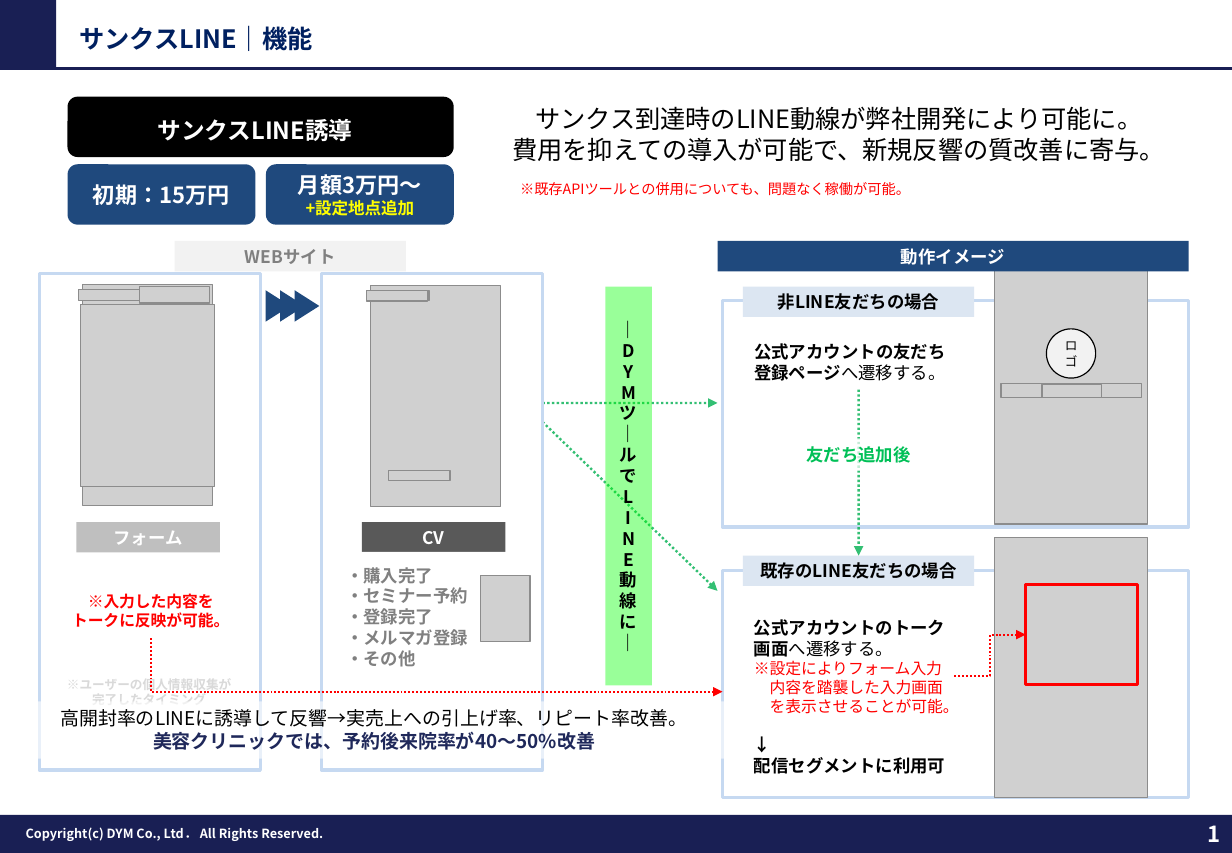
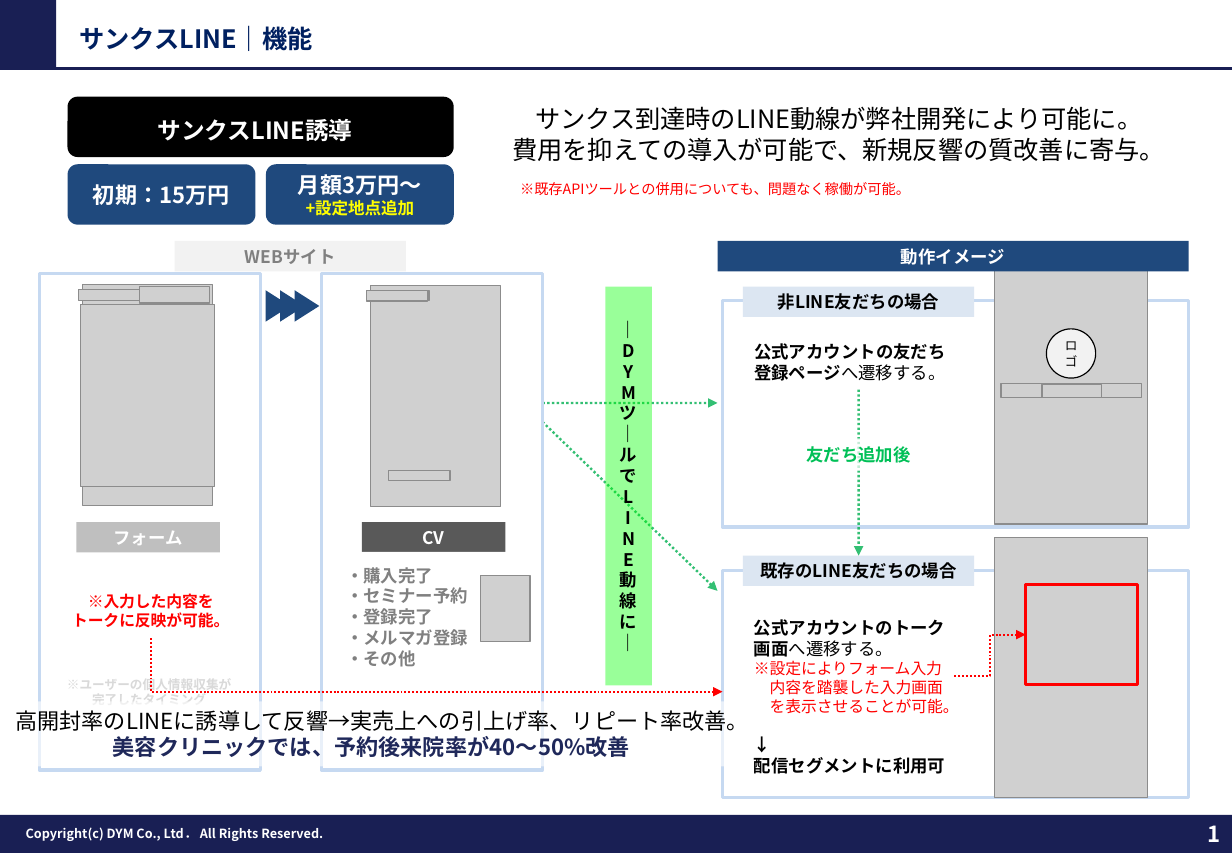
Before and after one commit to tonomura-r-dev/folder, a slide deck: slide 1 of 20261002_サンクスLINEのご提案_事例入り.pptx. Drawn at 1232x853 pixels with LibreOffice and Linux fonts; fonts in the diff are those of the drawing; grey boxes stand for pictures; background and template pictures are left out. Boxes give left, top, right and bottom in pixels: in the first picture for what was removed or moved away, otherwise in the second. Text is boxed around its words. In the diff, an @@ line names an element or a change of style, - is before the commit and + after.

```diff
--- a/20261002_サンクスLINEのご提案_事例入り.pptx
+++ b/20261002_サンクスLINEのご提案_事例入り.pptx
@@ text "※ユーザーの個人情報収集が" rewrapped from box(44, 672, 254, 714) to box(67, 678, 232, 693) @@
@@ rectangle "高開封率のLINEに誘導して反響→実売上への引上げ率、リピート率改善。": place and size @@
-rectangle "高開封率のLINEに誘導して反響→実売上への引上げ率、リピート率改善。" at box(60, 709, 687, 750)
+rectangle "高開封率のLINEに誘導して反響→実売上への引上げ率、リピート率改善。" at box(0, 702, 743, 767)
@@ rectangle "高開封率のLINEに誘導して反響→実売上への引上げ率、リピート率改善。" at box(0, 702, 743, 767): size 12 to 14 pt @@
```
Also in this commit, not shown: 1 other slide changed, 7 other files.
